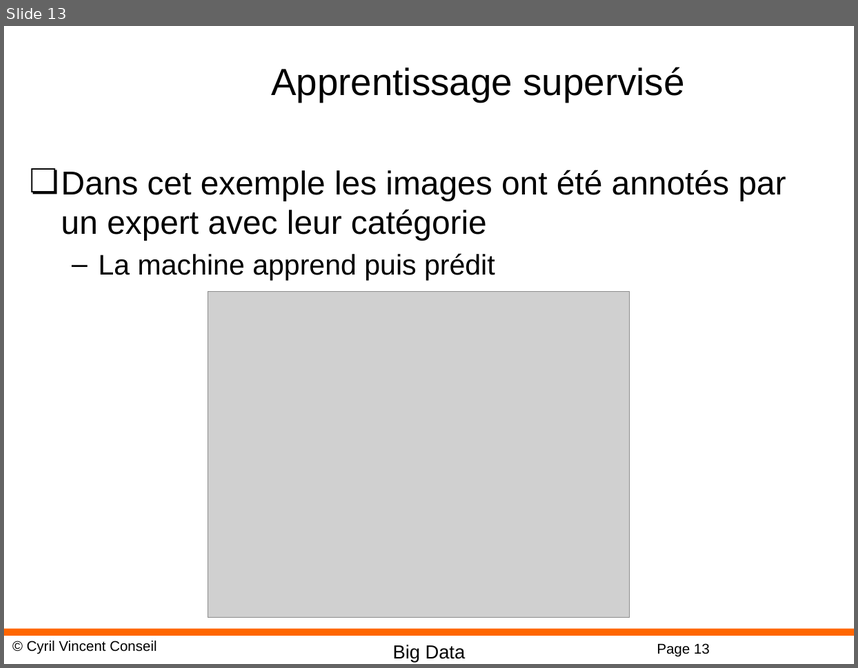
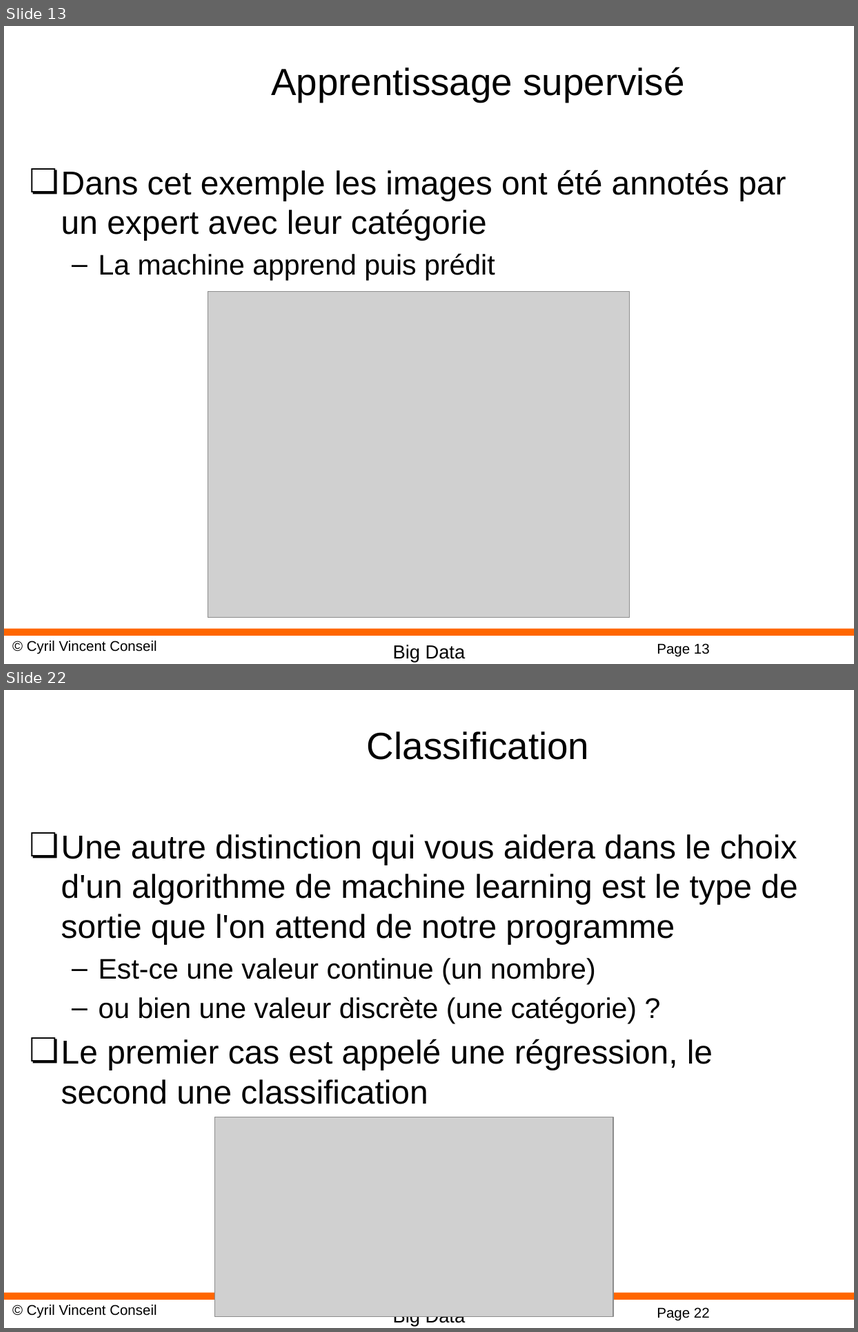
Before and after one commit to cyrilvincent/bigdata, a slide deck: ppt/BigData01-Intro.pptx. Shown one above the other, each under a label of ours: slide 13 before the commit, slides 13 and 22 after it; the slides between them are not shown. The pictures are 858x668 and 858x1332 pixels, drawn with LibreOffice and Linux fonts; fonts in the diff are those of the drawing; grey boxes stand for pictures; background and template pictures are left out. Boxes give left, top, right and bottom in pixels: in the first picture for what was removed or moved away, otherwise in the second. Text is boxed around its words. In the diff, an @@ line names an element or a change of style, - is before the commit and + after.

```diff
--- a/ppt/BigData01-Intro.pptx
+++ b/ppt/BigData01-Intro.pptx
@@ slide 22 added at (4, 690, 854, 1328), background #FFFFFF; not listed: 4 template elements that a slide beside it also shows @@
@@ title added at (367, 731, 589, 760), 32 pt, text #000000 @@
+Classification
@@ text added at (61, 834, 797, 1104), 28 pt, text #000000 @@
+❏ Une autre distinction qui vous aidera dans le choix d'un algorithme de machine learning est le type de sortie que l'on attend de notre programme
+  – Est-ce une valeur continue (un nombre)
+  – ou bien une valeur discrète (une catégorie) ?
+❏ Le premier cas est appelé une régression, le second une classification
@@ picture added at (215, 1116, 613, 1316) @@
```
Also in this commit, not shown: 23 other slides added, 22 other files.
